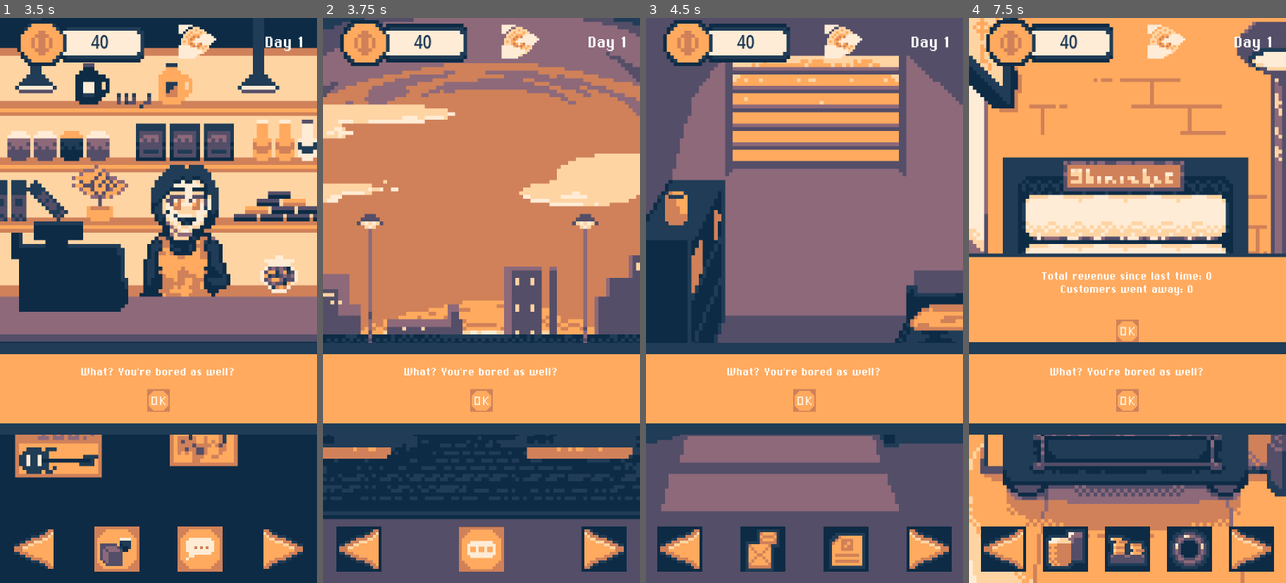
Above: before the commit, frames 1-4 (left to right).
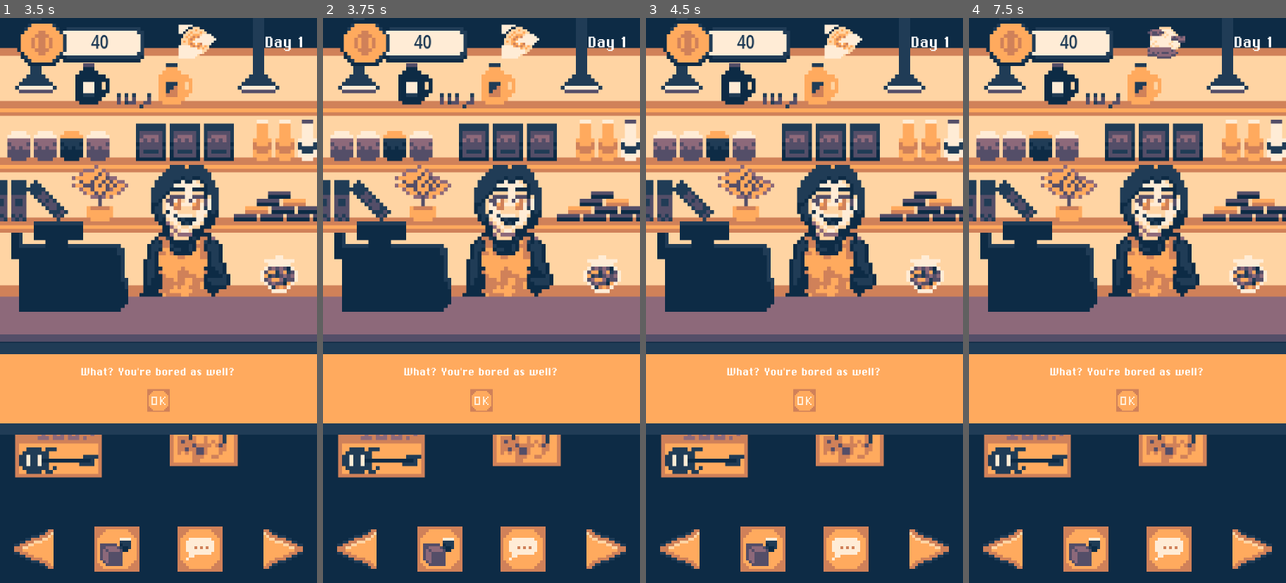
Above: after the commit, the same moments.

Repository: EtMechanicum/TheDayOfMech
Game: Godot game, scene res://scenes/world.tscn
Two runs of this game, one before a commit and one after it. Both use one fixed random seed, a clock stepped at 60 frames per second and the inputs below.
Inputs (mouse positions are in pixels of both pictures, inside the frame that each line leads up to):
- Up to frame 1 (3.5 s): click (161, 311) at 0.5 s; click (34, 549) at 1.25 s; click (199, 549) at 2 s; click (161, 311) at 2.75 s
- Up to frame 2 (3.75 s): click (357, 549) at 3.52 s
- Up to frame 3 (4.5 s): click (680, 549) at 4.27 s
- Up to frame 4 (7.5 s): click (1003, 549) at 5.02 s; click (1064, 549) at 5.77 s; click (1127, 549) at 6.52 s; click (1127, 549) at 7.27 s

Frame 1 is identical in both runs. In frame 2, 59% of the frame differs, in the area x 0-100%, y 0-100%; in frame 3, 70%; in frame 4, 67%.

Commit message:
implemented day-night cycle and the rain animation for overview and wastelands

Diff:
--- a/scenes/game_manager.gd
+++ b/scenes/game_manager.gd
@@ -67,14 +67,14 @@
 	ice_warning.start()
 	#customer timer
 	customer_timer = Timer.new()
-	customer_timer.wait_time = randi_range(0, 600) #two seconds - two minutes for now
+	customer_timer.wait_time = randi_range(10, 20) #two seconds - two minutes for now
 	add_child(customer_timer)
 	customer_timer.timeout.connect(_on_customer_timer_timeout)
 	customer_timer.start()
 	#day timer
 	day_timer = Timer.new()
-	day_timer.wait_time = 120 #one day = two minutes for test purposes only
-	day_timer.one_shot = true
+	day_timer.wait_time = 5 #one day = two minutes for test purposes only
+	day_timer.one_shot = false
 	add_child(day_timer)
 	day_timer.timeout.connect(_set_up_new_day)
 	#_set_up_new_day()
@@ -123,8 +123,9 @@
 signal ice_warning_timeout #if goes to zero, the machine launches a warning
 
 func machine_status_inventory():
-	for child in inventory_container.get_children():
+	for child in ice_slot.get_children():
 		child.queue_free()
+
 	for item in player_inventory:
 		var quantity = player_inventory[item]
 		if item.name == "ice" && quantity > 0:
@@ -154,12 +155,30 @@
 
 ### DAYS STUFF ###
 #wheater, price changes per product
+const DAY = "day"
+const NIGHT = "night"
+
 var day_number = 1
-var weather_types = ["sunny", "rainy", "cold"]
-var weather = {
+var day_time = NIGHT
+var weather_types_day = ["sunny", "rainy", "cold"]
+var weather_types_night = ["clear", "rainy", "cloudy"]
+var day_weather = {
 	"sunny" : preload("res://assets/sprites/weather/sunny.png"),
 	"rainy" : preload("res://assets/sprites/weather/rainy-day.png"),
 	"cold" : preload("res://assets/sprites/weather/cloudy-day.png")
+}
+var night_weather = {
+	"clear" : preload("res://assets/sprites/weather/night.png"),
+	"rainy" : preload("res://assets/sprites/weather/rainy-night.png"),
+	"cloudy" : preload("res://assets/sprites/weather/cloudy-night.png")
+}
+#screen textures for Overview and Wastelands
+var day_night_textures = {
+	"overview_day" : preload("res://assets/sprites/overview.png"),
+	"overview_night" : preload("res://assets/sprites/overview-night.png"),
+	"wasteland_day" : preload("res://assets/sprites/wastelands.png"),
+	"wasteland_night" : preload("res://assets/sprites/wastelands-night.png")
+	#"rain" : preload("")
 }
 #multiply them for the item shop prices
 var price_change = [1.05, 1.0, 0.95, 1.10, 1.0, 0.90, 1.0, 1.15, 0.85]
@@ -167,12 +186,65 @@
 #var today_prices = price_change.pick_random()
 signal modify_prices
 
+func _night_setup():
+	day_time = NIGHT
+	today_weather = weather_types_night.pick_random()
+	#If weather is clear or cloudy, changing the texture rect of overview and wastelands is enough
+	#If it's also raining, you gotta change the texture rect and also play the raining animation
+	#texture changes
+	world_reference.get_node("MachineOverview/TextureRect").texture = day_night_textures["overview_night"]
+	world_reference.get_node("Wastelands/TextureRect").texture = day_night_textures["wasteland_night"]
+	world_reference.get_node("HUD/WeatherIcon/WeatherTexture").texture = night_weather[today_weather]
+	if today_weather == "rainy":
+		var rain_animation = world_reference.get_node("MachineOverview/TextureRect/Rain")
+		rain_animation.show()
+		rain_animation.play()
+		rain_animation = world_reference.get_node("MachineOverview/TextureRect/Rain")
+		rain_animation.show()
+		rain_animation.play()
+	else:
+		var rain_animation = world_reference.get_node("MachineOverview/TextureRect/Rain")
+		rain_animation.hide()
+		rain_animation.stop()
+		rain_animation = world_reference.get_node("MachineOverview/TextureRect/Rain")
+		rain_animation.hide()
+		rain_animation.stop()
+	#increase day count
+	day_number += 1
+	day_timer.start()
+
 func _set_up_new_day():
-	today_weather = weather_types.pick_random()
-	world_reference.get_node("HUD/WeatherIcon/WeatherTexture").texture = weather[today_weather]
+	if day_time == DAY:
+		_night_setup()
+		return
+	day_time = DAY
+	world_reference.get_node("HUD/DayCount").text = "Day " + str(day_number)
+	today_weather = weather_types_day.pick_random()
+	#If weather is sunny or cloudy, changing the texture rect of overview and wastelands is enough
+	#If it's also raining, you gotta change the texture rect and also play the raining animation
+	#texture changes
+	world_reference.get_node("MachineOverview/TextureRect").texture = day_night_textures["overview_day"]
+	world_reference.get_node("Wastelands/TextureRect").texture = day_night_textures["wasteland_day"]
+	world_reference.get_node("HUD/WeatherIcon/WeatherTexture").texture = day_weather[today_weather]
+
+	if today_weather == "rainy":
+		var rain_animation = world_reference.get_node("MachineOverview/TextureRect/Rain")
+		rain_animation.show()
+		rain_animation.play()
+		rain_animation = world_reference.get_node("MachineOverview/TextureRect/Rain")
+		rain_animation.show()
+		rain_animation.play()
+	else:
+		var rain_animation = world_reference.get_node("MachineOverview/TextureRect/Rain")
+		rain_animation.hide()
+		rain_animation.stop()
+		rain_animation = world_reference.get_node("MachineOverview/TextureRect/Rain")
+		rain_animation.hide()
+		rain_animation.stop()
 	modify_prices.emit()
 	day_timer.start()
-	day_number += 1
+	#The day count is now increased only when a night is over
+	#day_number += 1
 	print("new day")
 
 func _on_day_timer_timeout():
@@ -231,6 +303,7 @@
 
 ### Save And Load ###
 const SAVE_PATH: String = "user://save.json"
+var machine_slots_container : GridContainer = null
 var save_data: Dictionary = {
 	#player stuff
 	"player_money" : 0,
@@ -240,6 +313,8 @@
 	"revenue" : 0,
 	"cooldown_time_left" : 0,
 	"warning_time_left" : 0,
+	#machine slots
+	"machine_slots" : [],
 	#machine status
 	"machine_broken" : false,
 	"broken_fuses" : 0,
@@ -249,35 +324,51 @@
 
 func _save() -> void:
 	var file: FileAccess = FileAccess.open(SAVE_PATH, FileAccess.WRITE)
-
+	var machine_slots_container = world_reference.get_node("MachineOptions/TextureRect/RestockContainer/GridContainer")
+	var machine_inventory_save = {}
+	var player_inventory_save = {}
+	for item in machine_inventory:
+		machine_inventory_save[item.resource_path] = machine_inventory[item]
+	for item in player_inventory:
+		player_inventory_save[item.resource_path] = player_inventory[item]
 	save_data["player_money"] = player_money
-	save_data["player_inventory"] = player_inventory
-	save_data["machine_inventory"] = machine_inventory
+	save_data["player_inventory"] = player_inventory_save
+	save_data["machine_inventory"] = machine_inventory_save
 	save_data["revenue"] = revenue
 	save_data["cooldown_time_left"] = ice_timer.time_left
 	save_data["warning_time_left"] = ice_warning.time_left
 	save_data["machine_broken"] = machine_broken
 	save_data["broken_fuses"] = broken_fuses
 	save_data["day_number"] = day_number + 1
-
+	var slot
+	for i in range(1, 13):
+		slot = machine_slots_container.get_node("Slot" + str(i))
+		if slot.texture:
+			save_data["machine_slots"].append(slot.texture.resource_path)
+		else:
+			save_data["machine_slots"].append("")
 	file.store_var(save_data)
 	file.close()
 
 func _load() -> void:
+	var machine_slots_container = world_reference.get_node("MachineOptions/TextureRect/RestockContainer/GridContainer")
 	if FileAccess.file_exists(SAVE_PATH):
 		var file: FileAccess = FileAccess.open(SAVE_PATH, FileAccess.READ)
 		var data: Dictionary = file.get_var()
 		for i in data:
 			if save_data.has(i):
 				save_data[i] = data[i]
-			file.close()
+		file.close()
 		#player stuff
 		player_money = save_data["player_money"]
-		player_inventory = save_data["player_inventory"]
+		#player_inventory = save_data["player_inventory"]
+		var saved_player_inventory = save_data["player_inventory"]
+		for path in saved_player_inventory:
+			var item = load(path)
+			player_inventory[item] = saved_player_inventory[path]
 		#day
 		day_number = save_data["day_number"]
 		#machine stuff
-		machine_inventory = save_data["machine_inventory"]
 		revenue = save_data["revenue"]
 		machine_broken = save_data["machine_broken"]
 		broken_fuses = save_data["broken_fuses"]
@@ -290,3 +381,16 @@
 		if save_data["cooldown_time_left"] > 0:
 			ice_timer.stop()
 			ice_timer.start(save_data["cooldown_time_left"])
+		#Ricrea l'inventario
+		var saved_inventory = save_data["machine_inventory"]
+		for path in saved_inventory:
+			var item = load(path)
+			machine_inventory[item] = saved_inventory[path]
+		#Riempi la macchina con l'inventario che c'era gia'
+		var slot
+		for i in range(1, 13):
+			slot = machine_slots_container.get_node("Slot"+str(i))
+			if save_data["machine_slots"][i-1] != "":
+				slot.texture = load(save_data["machine_slots"][i-1])
+			else:
+				slot.texture = null
--- a/scenes/store.gd
+++ b/scenes/store.gd
@@ -77,6 +77,8 @@
 
 
 func _on_talk_pressed() -> void:
+	for button in get_node("TextureRect/Buttons/HBoxContainer").get_children():
+		button.disabled = true
 	talking = true
 	var dialogue_screen = dialogue_box.instantiate()
 	var dialogue_prob = randi_range(1, 10)
@@ -102,6 +104,8 @@
 
 	dialogue_screen.queue_free()
 	talking = false
+	for button in get_node("TextureRect/Buttons/HBoxContainer").get_children():
+		button.disabled = false
 
 
 func _on_ok_button_pressed() -> void:
--- a/scenes/world.tscn
+++ b/scenes/world.tscn
@@ -2,18 +2,19 @@
 
 [ext_resource type="Script" uid="uid://darjqxa3fm2by" path="res://scenes/world.gd" id="1_q5onr"]
 [ext_resource type="Texture2D" uid="uid://b1i3gbkii36dm" path="res://assets/sprites/bozza logo 2.png" id="2_q5onr"]
-[ext_resource type="Texture2D" uid="uid://csf4b4jv028lc" path="res://assets/sprites/buttons.png" id="3_jhx03"]
+[ext_resource type="Texture2D" uid="uid://b26j6gdm187pk" path="res://assets/sprites/buttons.png" id="3_jhx03"]
 [ext_resource type="Texture2D" uid="uid://cqmfppe38852e" path="res://assets/sprites/overview.png" id="3_o8fc1"]
 [ext_resource type="Texture2D" uid="uid://b7s1bc1886pbt" path="res://assets/sprites/store.png" id="4_e3hyu"]
 [ext_resource type="Script" uid="uid://jj3l61h6h4kc" path="res://scenes/store.gd" id="4_i7141"]
+[ext_resource type="Texture2D" uid="uid://dh0b1jws3wcvk" path="res://assets/sprites/rain.png" id="6_lakw3"]
 [ext_resource type="Script" uid="uid://dpq8d1tqiedlj" path="res://scenes/hud.gd" id="6_qfnet"]
 [ext_resource type="Texture2D" uid="uid://d0xfmm4yibnye" path="res://assets/sprites/menus.png" id="7_e3hyu"]
 [ext_resource type="PackedScene" uid="uid://7q3wh0xemx3f" path="res://scenes/machine_options.tscn" id="7_i7141"]
 [ext_resource type="Script" uid="uid://d0jinsyixuqca" path="res://scenes/machine_status.gd" id="8_e3hyu"]
-[ext_resource type="Texture2D" uid="uid://dla5uorpl86kq" path="res://assets/sprites/cooling.png" id="8_q5onr"]
+[ext_resource type="Texture2D" uid="uid://b8l6famlj2pwk" path="res://assets/sprites/cooling.png" id="8_q5onr"]
 [ext_resource type="FontFile" uid="uid://dy5vfjimtgsv8" path="res://assets/fonts/ChiKareGo2.ttf" id="10_dss4m"]
 [ext_resource type="PackedScene" uid="uid://cvgphxnukh710" path="res://scenes/prototypes/slot.tscn" id="10_e3hyu"]
-[ext_resource type="Texture2D" uid="uid://dc1ce2uwq1h11" path="res://assets/sprites/room.png" id="13_jhx03"]
+[ext_resource type="Texture2D" uid="uid://perdnpr7eilw" path="res://assets/sprites/room.png" id="13_jhx03"]
 [ext_resource type="Script" uid="uid://cwb8arkqnboh8" path="res://scenes/home.gd" id="13_o8fc1"]
 [ext_resource type="Script" uid="uid://cvfk7jja4bd34" path="res://scenes/price_manager.gd" id="15_xo05s"]
 [ext_resource type="Texture2D" uid="uid://dw5i85y8gn4s0" path="res://assets/sprites/wastelands.png" id="17_7t5mc"]
@@ -55,8 +56,12 @@
 func _on_ok_button_pressed():
 	var report = get_node(\"TextBox\")
 	report.queue_free()
+	for button in get_node(\"TextureRect/MarginContainer/HBoxContainer\").get_children():
+		button.disabled = false
 
 func _on_reveneus_pressed() -> void:
+	for button in get_node(\"TextureRect/MarginContainer/HBoxContainer\").get_children():
+		button.disabled = true
 	var report = report.instantiate()
 	var container = report.get_node(\"MarginContainer/Panel/MarginContainer/VBoxContainer\")
 	var revenue_text = \"Total revenue since last time: %d\"%[GameManager.revenue]
@@ -80,7 +85,38 @@
 	#container.add_child(ok_button)
 	add_child(report)
 	GameManager.player_money += GameManager.revenue
+	GameManager.revenue = 0
+	GameManager.went_away_count = 0
 "
+
+[sub_resource type="AtlasTexture" id="AtlasTexture_37qwj"]
+atlas = ExtResource("6_lakw3")
+region = Rect2(0, 0, 84, 150)
+
+[sub_resource type="AtlasTexture" id="AtlasTexture_navra"]
+atlas = ExtResource("6_lakw3")
+region = Rect2(84, 0, 84, 150)
+
+[sub_resource type="AtlasTexture" id="AtlasTexture_luhhm"]
+atlas = ExtResource("6_lakw3")
+region = Rect2(168, 0, 84, 150)
+
+[sub_resource type="SpriteFrames" id="SpriteFrames_fh13f"]
+animations = [{
+"frames": [{
+"duration": 1.0,
+"texture": SubResource("AtlasTexture_37qwj")
+}, {
+"duration": 1.0,
+"texture": SubResource("AtlasTexture_navra")
+}, {
+"duration": 1.0,
+"texture": SubResource("AtlasTexture_luhhm")
+}],
+"loop": true,
+"name": &"rain",
+"speed": 6.0
+}]
 
 [sub_resource type="AtlasTexture" id="AtlasTexture_xo05s"]
 atlas = ExtResource("3_jhx03")
@@ -267,93 +303,6 @@
 grow_vertical = 2
 texture = ExtResource("3_o8fc1")
 
-[node name="MarginContainer" type="MarginContainer" parent="MachineOverview/TextureRect" unique_id=152368665]
-layout_mode = 1
-anchors_preset = 12
-anchor_top = 1.0
-anchor_right = 1.0
-anchor_bottom = 1.0
-offset_top = -128.0
-grow_horizontal = 2
-grow_vertical = 0
-theme_override_constants/margin_bottom = 32
-
-[node name="HBoxContainer" type="HBoxContainer" parent="MachineOverview/TextureRect/MarginContainer" unique_id=1125315459]
-layout_mode = 2
-theme_override_constants/separation = 48
-alignment = 1
-
-[node name="To Store" type="Button" parent="MachineOverview/TextureRect/MarginContainer/HBoxContainer" unique_id=1204139477]
-custom_minimum_size = Vector2(128, 128)
-layout_mode = 2
-icon_alignment = 1
-expand_icon = true
-
-[node name="TextureRect" type="TextureRect" parent="MachineOverview/TextureRect/MarginContainer/HBoxContainer/To Store" unique_id=603757634]
-layout_mode = 1
-anchors_preset = 15
-anchor_right = 1.0
-anchor_bottom = 1.0
-grow_horizontal = 2
-grow_vertical = 2
-texture = SubResource("AtlasTexture_xo05s")
-
-[node name="ToRestock" type="Button" parent="MachineOverview/TextureRect/MarginContainer/HBoxContainer" unique_id=230961634]
-custom_minimum_size = Vector2(128, 128)
-layout_mode = 2
-
-[node name="TextureRect" type="TextureRect" parent="MachineOverview/TextureRect/MarginContainer/HBoxContainer/ToRestock" unique_id=526818580]
-layout_mode = 1
-anchors_preset = 15
-anchor_right = 1.0
-anchor_bottom = 1.0
-grow_horizontal = 2
-grow_vertical = 2
-texture = SubResource("AtlasTexture_dss4m")
-expand_mode = 1
-
-[node name="Reveneus" type="Button" parent="MachineOverview/TextureRect/MarginContainer/HBoxContainer" unique_id=235764281]
-custom_minimum_size = Vector2(128, 128)
-layout_mode = 2
-
-[node name="TextureRect" type="TextureRect" parent="MachineOverview/TextureRect/MarginContainer/HBoxContainer/Reveneus" unique_id=812077270]
-layout_mode = 1
-anchors_preset = 15
-anchor_right = 1.0
-anchor_bottom = 1.0
-grow_horizontal = 2
-grow_vertical = 2
-texture = SubResource("AtlasTexture_2lf6f")
-expand_mode = 1
-
-[node name="ToMachineStatus" type="Button" parent="MachineOverview/TextureRect/MarginContainer/HBoxContainer" unique_id=1598331167]
-custom_minimum_size = Vector2(128, 128)
-layout_mode = 2
-
-[node name="TextureRect" type="TextureRect" parent="MachineOverview/TextureRect/MarginContainer/HBoxContainer/ToMachineStatus" unique_id=869304402]
-layout_mode = 1
-anchors_preset = 15
-anchor_right = 1.0
-anchor_bottom = 1.0
-grow_horizontal = 2
-grow_vertical = 2
-texture = SubResource("AtlasTexture_7iits")
-expand_mode = 1
-
-[node name="ToHome" type="Button" parent="MachineOverview/TextureRect/MarginContainer/HBoxContainer" unique_id=616296410]
-custom_minimum_size = Vector2(128, 128)
-layout_mode = 2
-
-[node name="TextureRect" type="TextureRect" parent="MachineOverview/TextureRect/MarginContainer/HBoxContainer/ToHome" unique_id=391612978]
-layout_mode = 1
-anchors_preset = 15
-anchor_right = 1.0
-anchor_bottom = 1.0
-grow_horizontal = 2
-grow_vertical = 2
-texture = SubResource("AtlasTexture_oo54l")
-expand_mode = 1
-
 [node name="Customer" type="Control" parent="MachineOverview/TextureRect" unique_id=1295449115]
 custom_minimum_size = Vector2(64, 96)
 layout_mode = 1
@@ -377,6 +326,102 @@
 anchor_bottom = 1.0
 grow_horizontal = 2
 grow_vertical = 2
+expand_mode = 1
+
+[node name="Rain" type="AnimatedSprite2D" parent="MachineOverview/TextureRect" unique_id=36408678]
+visible = false
+position = Vector2(450, 800)
+scale = Vector2(10.695597, 10.658993)
+sprite_frames = SubResource("SpriteFrames_fh13f")
+animation = &"rain"
+frame = 1
+frame_progress = 0.2277324
+
+[node name="MarginContainer" type="MarginContainer" parent="MachineOverview/TextureRect" unique_id=152368665]
+layout_mode = 1
+anchors_preset = 12
+anchor_top = 1.0
+anchor_right = 1.0
+anchor_bottom = 1.0
+offset_top = -128.0
+grow_horizontal = 2
+grow_vertical = 0
+theme_override_constants/margin_bottom = 32
+
+[node name="HBoxContainer" type="HBoxContainer" parent="MachineOverview/TextureRect/MarginContainer" unique_id=1125315459]
+layout_mode = 2
+theme_override_constants/separation = 48
+alignment = 1
+
+[node name="To Store" type="Button" parent="MachineOverview/TextureRect/MarginContainer/HBoxContainer" unique_id=1204139477]
+custom_minimum_size = Vector2(128, 128)
+layout_mode = 2
+icon_alignment = 1
+expand_icon = true
+
+[node name="TextureRect" type="TextureRect" parent="MachineOverview/TextureRect/MarginContainer/HBoxContainer/To Store" unique_id=603757634]
+layout_mode = 1
+anchors_preset = 15
+anchor_right = 1.0
+anchor_bottom = 1.0
+grow_horizontal = 2
+grow_vertical = 2
+texture = SubResource("AtlasTexture_xo05s")
+
+[node name="ToRestock" type="Button" parent="MachineOverview/TextureRect/MarginContainer/HBoxContainer" unique_id=230961634]
+custom_minimum_size = Vector2(128, 128)
+layout_mode = 2
+
+[node name="TextureRect" type="TextureRect" parent="MachineOverview/TextureRect/MarginContainer/HBoxContainer/ToRestock" unique_id=526818580]
+layout_mode = 1
+anchors_preset = 15
+anchor_right = 1.0
+anchor_bottom = 1.0
+grow_horizontal = 2
+grow_vertical = 2
+texture = SubResource("AtlasTexture_dss4m")
+expand_mode = 1
+
+[node name="Reveneus" type="Button" parent="MachineOverview/TextureRect/MarginContainer/HBoxContainer" unique_id=235764281]
+custom_minimum_size = Vector2(128, 128)
+layout_mode = 2
+
+[node name="TextureRect" type="TextureRect" parent="MachineOverview/TextureRect/MarginContainer/HBoxContainer/Reveneus" unique_id=812077270]
+layout_mode = 1
+anchors_preset = 15
+anchor_right = 1.0
+anchor_bottom = 1.0
+grow_horizontal = 2
+grow_vertical = 2
+texture = SubResource("AtlasTexture_2lf6f")
+expand_mode = 1
+
+[node name="ToMachineStatus" type="Button" parent="MachineOverview/TextureRect/MarginContainer/HBoxContainer" unique_id=1598331167]
+custom_minimum_size = Vector2(128, 128)
+layout_mode = 2
+
+[node name="TextureRect" type="TextureRect" parent="MachineOverview/TextureRect/MarginContainer/HBoxContainer/ToMachineStatus" unique_id=869304402]
+layout_mode = 1
+anchors_preset = 15
+anchor_right = 1.0
+anchor_bottom = 1.0
+grow_horizontal = 2
+grow_vertical = 2
+texture = SubResource("AtlasTexture_7iits")
+expand_mode = 1
+
+[node name="ToHome" type="Button" parent="MachineOverview/TextureRect/MarginContainer/HBoxContainer" unique_id=616296410]
+custom_minimum_size = Vector2(128, 128)
+layout_mode = 2
+
+[node name="TextureRect" type="TextureRect" parent="MachineOverview/TextureRect/MarginContainer/HBoxContainer/ToHome" unique_id=391612978]
+layout_mode = 1
+anchors_preset = 15
+anchor_right = 1.0
+anchor_bottom = 1.0
+grow_horizontal = 2
+grow_vertical = 2
+texture = SubResource("AtlasTexture_oo54l")
 expand_mode = 1
 
 [node name="MachineOptions" parent="." unique_id=1349014209 instance=ExtResource("7_i7141")]
@@ -972,6 +1017,15 @@
 grow_horizontal = 2
 grow_vertical = 2
 texture = ExtResource("17_7t5mc")
+
+[node name="Rain" type="AnimatedSprite2D" parent="Wastelands/TextureRect" unique_id=1278871906]
+visible = false
+position = Vector2(450, 800)
+scale = Vector2(10.695597, 10.658993)
+sprite_frames = SubResource("SpriteFrames_fh13f")
+animation = &"rain"
+frame = 1
+frame_progress = 0.823207
 
 [node name="MarginContainer" type="MarginContainer" parent="Wastelands/TextureRect" unique_id=1309189269]
 layout_mode = 1
--- a/slot.gd
+++ b/slot.gd
@@ -21,7 +21,7 @@
 	var item_quantity_in_player = GameManager.player_inventory[item_source]
 	GameManager.player_inventory[item_source] -= 1
 	print("remaining items: %d"%[item_quantity_in_player])
-	#Update dei inventory UI
+	#Update inventory slot texture
 	texture = data.texture
 	if item_source.name == "ice":
 		GameManager.machine_status_inventory()
Binary file added: assets/sprites/overview-night.png
Binary file added: assets/sprites/rain.png
Binary file added: assets/sprites/wastelands-night.png
